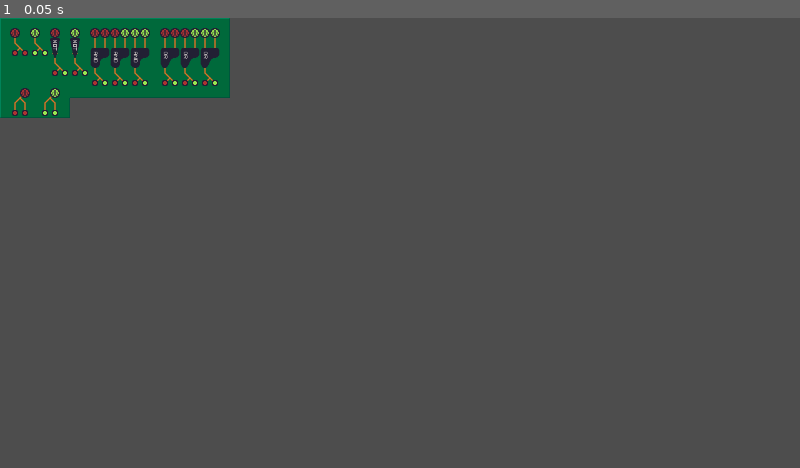
Above: before the commit, frame 1.
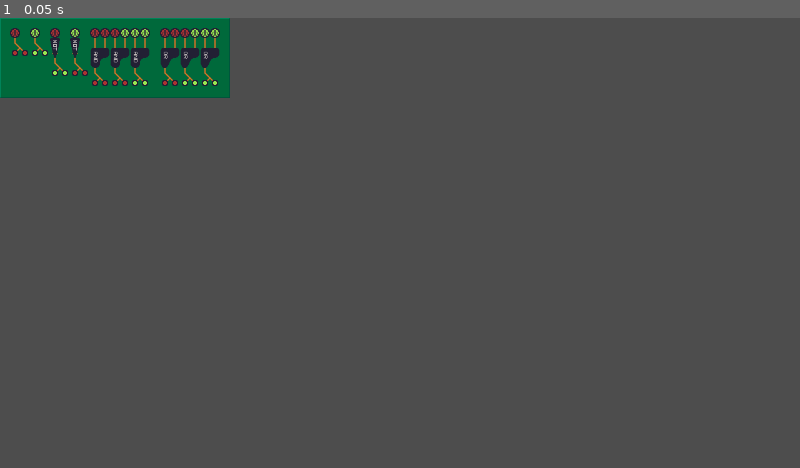
Above: after the commit, the same moment.

Repository: GodMadeEarth/Mini-Jame-Gam-16
Game: Godot game, scene res://timmysoup/circuit_board_testing.tscn
Same seed, same stepped clock (60 frames per second), same inputs: the game is played once before the commit and once after it. This scene is started directly instead of the project's main scene.
Inputs:
- Up to frame 1 (0.05 s): no input

The runs differ from the first frame. In frame 1, 0.5% of the frame differs, in the area x 0-26%, y 11-23%.

Commit message:
Circuit Board v11
Finally Works!

Diff:
--- a/Taped Logic/timmysoup/CircuitBoard2Dz.gd
+++ b/Taped Logic/timmysoup/CircuitBoard2Dz.gd
@@ -1,12 +1,13 @@
 extends TileMap
 
 # Load Component Atlas
-var outputComponentAtlas = [Vector2i(0,1),Vector2i(1,1),Vector2i(4,6),Vector2i(4,7),Vector2i(0,8),Vector2i(1,8),Vector2i(2,8),Vector2i(2,9),Vector2i(4,8),Vector2i(5,8)]
+var outputComponentAtlas = [Vector2i(0,1),Vector2i(1,1),Vector2i(2,8),Vector2i(2,9),Vector2i(5,8),Vector2i(4,8),Vector2i(4,7),Vector2i(4,6),Vector2i(0,8),Vector2i(1,8)]
 var inputComponentAtlas = [Vector2i(0,0),Vector2i(1,0)]
-
-var notGateAtlas = [Vector2i(2,0),Vector2i(3,0),Vector2i(4,0),Vector2i(4,1)]
-var andGateAtlas = [Vector2i(0,2),Vector2i(2,2),Vector2i(4,2),Vector2i(0,4)]
-var orGateAtlas = [Vector2i(2,4),Vector2i(4,4),Vector2i(0,6),Vector2i(1,6)]
+#[off,on]
+#[right,down,left,top]
+var notGateAtlas = [Vector2i(4,0),Vector2i(3,0),Vector2i(4,1),Vector2i(2,0)]
+var andGateAtlas = [Vector2i(2,2),Vector2i(4,2),Vector2i(0,4),Vector2i(0,2)]
+var orGateAtlas = [Vector2i(4,4),Vector2i(2,6),Vector2i(0,6),Vector2i(2,4)]
 var logicComponentAtlas = notGateAtlas + andGateAtlas + orGateAtlas
 
 var outputComponents = []
@@ -80,8 +81,11 @@
 
 func get_wire_group(rootCellPosition = Vector2i(0,1)): #creates an array of all the positions for start?
 	var processedWires = []
-	var wiresToProcess = [rootCellPosition]
+	var wiresToProcess = []
 	var quantumWire = Vector2i()
+
+	if rootCellPosition in get_used_cells(1):
+		wiresToProcess.append(rootCellPosition)
 
 	while wiresToProcess.size() != 0:
 
@@ -114,7 +118,7 @@
 
 func total_peering_bits( cellPosition = Vector2i(0,1),layer = 1):
 	var peering_bits = 0
-	for i in range(1,15):
+	for i in [0,3,4,7,8,11,12,15]:
 		if get_cell_tile_data(layer,cellPosition).get_terrain_peering_bit(i) != -1:
 			peering_bits += 1
 	return peering_bits
@@ -122,7 +126,11 @@
 func _on_button_pressed():
 
 	for outputComponent in outputComponents:
-		update_output_component(outputComponent)
+		if get_cell_atlas_coords(2,outputComponent) in outputComponentAtlas.slice(0,2):
+			if wire_powered(get_wire_group(outputComponent)):
+				update_cell_atlas(outputComponent,outputComponentAtlas[1])
+			else:
+				update_cell_atlas(outputComponent,outputComponentAtlas[0])
 
 
 func update_cell_atlas(cellPosition = Vector2i(0,0),atlasCord = Vector2i(0,0)):
@@ -136,13 +144,56 @@
 			endpointArray.append(wire)
 	return endpointArray
 
-func update_output_component(outputComponent = Vector2i(0,0)):
-	var wirePoints = get_wire_endpoints(get_wire_group(outputComponent))
-	wirePoints.erase(outputComponent)
+func wire_powered(wireArray=[]):
+
+	var wirePoints = get_wire_endpoints(wireArray)
+	var returnValue = false
+
 	for point in wirePoints:
 		if point in inputComponents:
 			if get_cell_atlas_coords(2,point) == inputComponentAtlas[1]:
-				update_cell_atlas(outputComponent,outputComponentAtlas[1])
-				return
-			elif get_cell_atlas_coords(2,point) == inputComponentAtlas[0]:
-				update_cell_atlas(outputComponent,outputComponentAtlas[0])
+				return true
+
+		if point in logicComponents:
+
+			var direction
+			var wire1Result
+			var wire2Result
+
+			# Finding Direction
+			if get_cell_atlas_coords(2,point) in notGateAtlas:
+				direction = notGateAtlas.find(get_cell_atlas_coords(2,point))
+			if get_cell_atlas_coords(2,point) in andGateAtlas:
+				direction = andGateAtlas.find(get_cell_atlas_coords(2,point))
+			if get_cell_atlas_coords(2,point) in orGateAtlas:
+				direction = orGateAtlas.find(get_cell_atlas_coords(2,point))
+
+
+
+			# Checking if wires conected
+			if direction == 0:
+				wire1Result = wire_powered(get_wire_group(Vector2i(point.x-1,point.y)))
+				wire2Result = wire_powered(get_wire_group(Vector2i(point.x-1,point.y-1)))
+			elif direction == 1:
+				wire1Result = wire_powered(get_wire_group(Vector2i(point.x,point.y-1)))
+				wire2Result = wire_powered(get_wire_group(Vector2i(point.x+1,point.y-1)))
+			elif direction == 2:
+				wire1Result = wire_powered(get_wire_group(Vector2i(point.x+1,point.y)))
+				wire2Result = wire_powered(get_wire_group(Vector2i(point.x+1,point.y+1)))
+			elif direction == 3:
+				wire1Result = wire_powered(get_wire_group(Vector2i(point.x,point.y+1)))
+				wire2Result = wire_powered(get_wire_group(Vector2i(point.x-1,point.y+1)))
+
+			#print(point,direction,wire1Result,wire2Result)
+
+			# Finding Direction
+			if get_cell_atlas_coords(2,point) in notGateAtlas:
+				if wire1Result == false:
+					return true
+			elif get_cell_atlas_coords(2,point) in andGateAtlas:
+				if wire1Result == true and wire2Result == true:
+					return true
+			elif get_cell_atlas_coords(2,point) in orGateAtlas:
+				if wire1Result == true or wire2Result == true:
+					return true
+	return returnValue
--- a/Taped Logic/timmysoup/circuit_board_testing.tscn
+++ b/Taped Logic/timmysoup/circuit_board_testing.tscn
@@ -8,19 +8,19 @@
 tile_set = ExtResource("1_rsgjy")
 format = 2
 layer_0/name = "board"
-layer_0/tile_data = PackedInt32Array(0, 2, 0, 65536, 2, 1, 1 …(2572 unchanged characters)…  65538, 1, 393237, 65538, 1, 458752, 2, 1, 458753, 65538, 1, 458754, 65538, 1, 458755, 65538, 1, 458756, 65538, 1, 458757, 65538, 1, 458758, 65538, 1, 458759, 65538, 2, 458760, 65538, 2, 458761, 65538, 2, 458762, 65538, 2, 458763, 65538, 2, 458764, 65538, 2, 458765, 65538, 2, 458766, 65538, 2, 458767, 65538, 2, 458768, 65538, 2, 458769, 65538, 2, 458770, 65538, 2, 458771, 65538, 2, 458772, 65538, 2, 458773, 65538, 2, 22, 131074, 0, 65558, 131074, 1, 131094, 131074, 1, 196630, 131074, 1, 262166, 131074, 1, 327702, 131074, 1, 393238, 131074, 1, 458774, 131074, 2, 524288, 2, 1, 524289, 65538, 1, 524290, 65538, 1, 524291, 65538, 1, 524292, 65538, 1, 524293, 65538, 1, 524294, 131074, 1, 589824, 2, 2, 589825, 65538, 2, 589826, 65538, 2, 589827, 65538, 2, 589830, 131074, 2, 589829, 65538, 2, 589828, 65538, 2)
+layer_0/tile_data = PackedInt32Array(0, 2, 0, 65536, 2, 1, 1 …(2572 unchanged characters)…  65538, 1, 393237, 65538, 1, 458752, 2, 2, 458753, 65538, 2, 458754, 65538, 2, 458755, 65538, 2, 458756, 65538, 2, 458757, 65538, 2, 458758, 65538, 2, 458759, 65538, 2, 458760, 65538, 2, 458761, 65538, 2, 458762, 65538, 2, 458763, 65538, 2, 458764, 65538, 2, 458765, 65538, 2, 458766, 65538, 2, 458767, 65538, 2, 458768, 65538, 2, 458769, 65538, 2, 458770, 65538, 2, 458771, 65538, 2, 458772, 65538, 2, 458773, 65538, 2, 22, 131074, 0, 65558, 131074, 1, 131094, 131074, 1, 196630, 131074, 1, 262166, 131074, 1, 327702, 131074, 1, 393238, 131074, 1, 458774, 131074, 2)
 layer_1/name = "wire"
 layer_1/enabled = true
 layer_1/modulate = Color(1, 1, 1, 1)
 layer_1/y_sort_enabled = false
 layer_1/y_sort_origin = 0
 layer_1/z_index = 1
-layer_1/tile_data = PackedInt32Array(65537, 262145, 0, 13107 …(1583 unchanged characters)… , 327701, 262145, 3, 393237, 131073, 1, 524289, 65537, 3, 458754, 1, 1, 524290, 262145, 2, 524292, 65537, 3, 458757, 1, 1, 524293, 262145, 2, 589825, 196609, 1, 589826, 196609, 1, 589828, 196609, 1, 589829, 196609, 1, 262153, 262145, 0, 262155, 262145, 0, 458753, 1, 4, 458756, 1, 4)
+layer_1/tile_data = PackedInt32Array(65537, 262145, 0, 13107 …(1583 unchanged characters)… , 327701, 262145, 3, 393237, 131073, 1, 262153, 262145, 0, 262155, 262145, 0)
 layer_2/name = "component"
 layer_2/enabled = true
 layer_2/modulate = Color(1, 1, 1, 1)
 layer_2/y_sort_enabled = false
 layer_2/y_sort_origin = 0
 layer_2/z_index = 2
-layer_2/tile_data = PackedInt32Array(327688, 65536, 1, 65537 …(484 unchanged characters)… 536, 0, 393237, 65536, 1, 393232, 0, 1, 589825, 327680, 8, 458754, 0, 0, 589826, 262144, 8, 589828, 327680, 8, 458757, 65536, 0, 589829, 262144, 8, 196613, 196608, 0, 196615, 196608, 0, 65 …(124 unchanged characters)…
+layer_2/tile_data = PackedInt32Array(327688, 65536, 1, 65537 …(484 unchanged characters)… 536, 0, 393237, 65536, 1, 393232, 0, 1, 196613, 196608, 0, 196615, 196608, 0, 65 …(124 unchanged characters)…
 script = ExtResource("2_5ey85")
